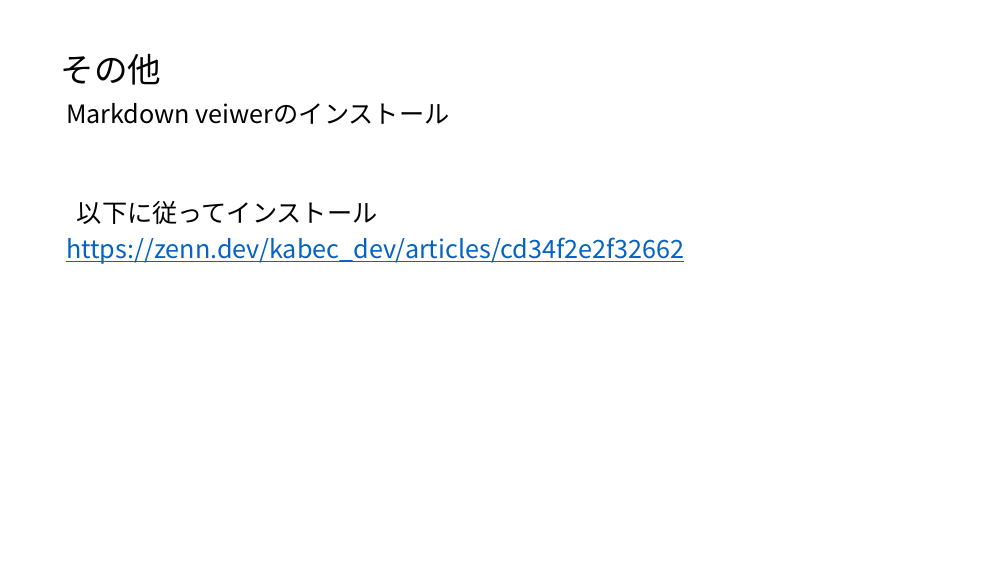
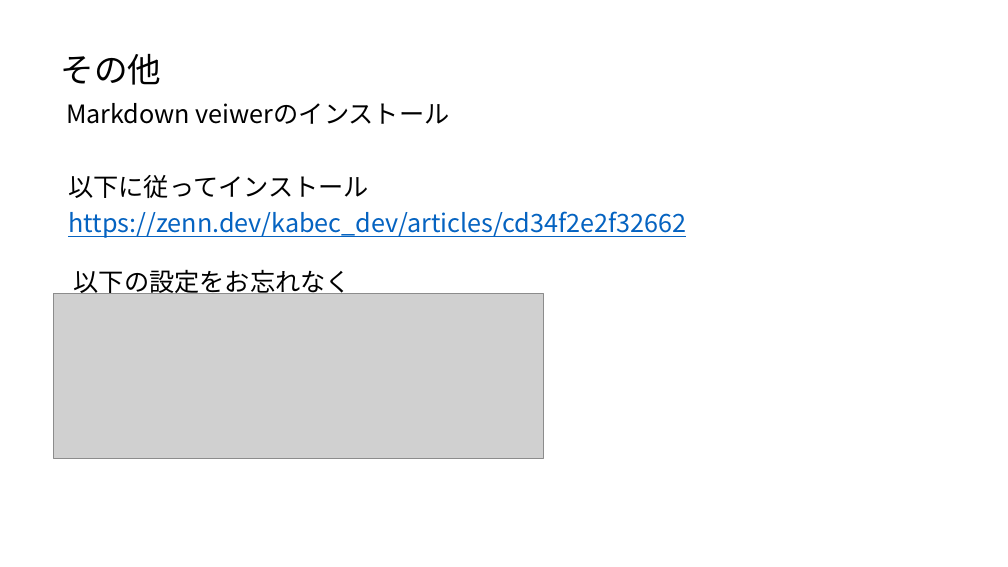
Before and after one commit to ueharaLab/bigdata1_introduction, a slide deck: slide 9 of anaconda.pptx. Drawn at 1008x567 pixels with LibreOffice and Linux fonts; fonts in the diff are those of the drawing; grey boxes stand for pictures. Boxes give left, top, right and bottom in pixels: in the first picture for what was removed or moved away, otherwise in the second. Text is boxed around its words. In the diff, an @@ line names an element or a change of style, - is before the commit and + after.

Commit message:
411

```diff
--- a/anaconda.pptx
+++ b/anaconda.pptx
@@ text "以下に従ってインストール": place and size @@
-text "以下に従ってインストール" at [77, 201, 378, 224]
+text "以下に従ってインストール" at [68, 175, 369, 198]
@@ text "https://zenn.dev/kabec_dev/articles/cd34f2e2f32662": place and size @@
-text "https://zenn.dev/kabec_dev/articles/cd34f2e2f32662" at [66, 237, 684, 264]
+text "https://zenn.dev/kabec_dev/articles/cd34f2e2f32662" at [68, 211, 686, 238]
@@ text added at [74, 269, 351, 298], 24 pt, text #000000 @@
+以下の設定をお忘れなく
@@ picture added at [53, 294, 543, 458] @@
```
Also in this commit, not shown: 2 slides added.
